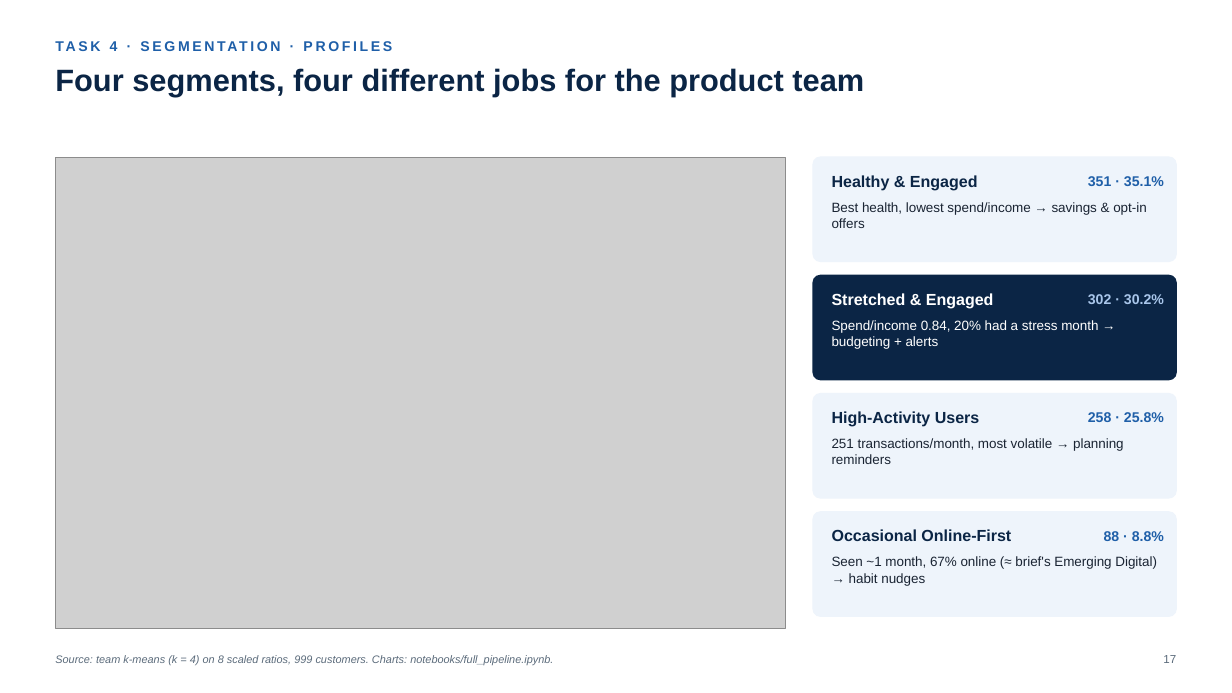
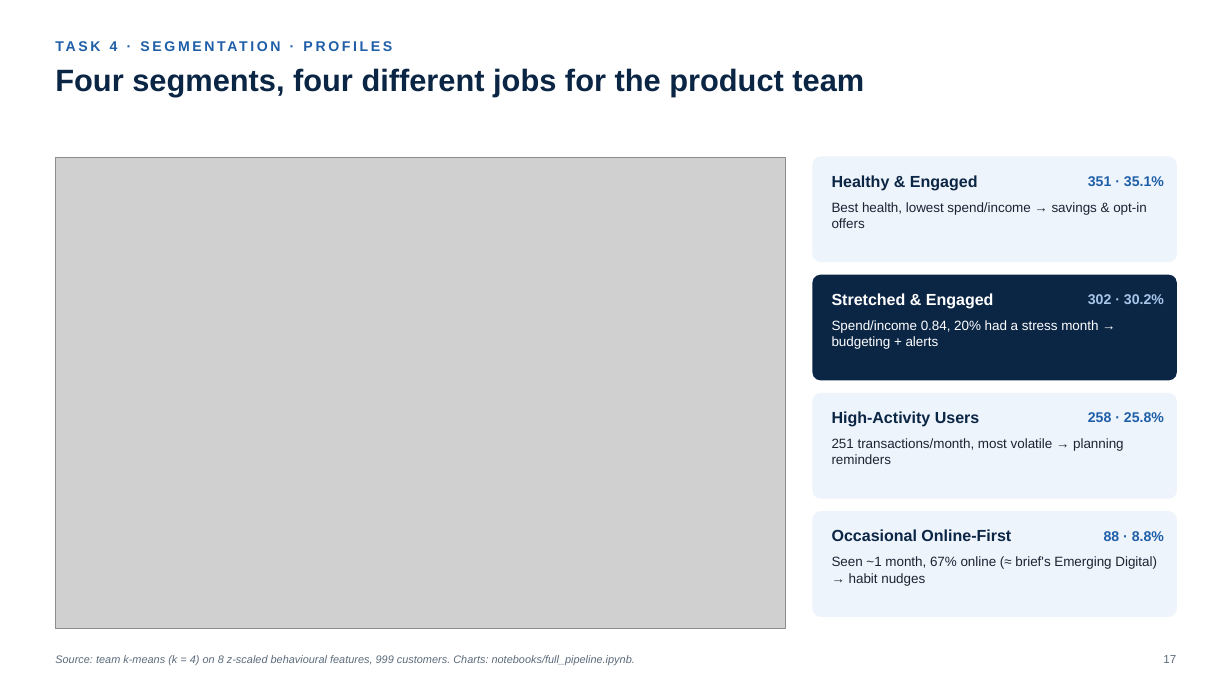
Before and after one commit to thanh-tai-435/BI10GroupYAPPERS, a slide deck: slide 17 of draft/YAPPERS_BI10_R01.pptx. Drawn at 1232x693 pixels with LibreOffice and Linux fonts; fonts in the diff are those of the drawing; grey boxes stand for pictures. Boxes give left, top, right and bottom in pixels: in the first picture for what was removed or moved away, otherwise in the second. Text is boxed around its words. In the diff, an @@ line names an element or a change of style, - is before the commit and + after.

```diff
--- a/draft/YAPPERS_BI10_R01.pptx
+++ b/draft/YAPPERS_BI10_R01.pptx
@@ text at (55, 655, 635, 665): text changed @@
-Source: team k-means (k = 4) on 8 scaled ratios, 999 customers. Charts: notebooks/full_pipeline.ipynb.
+Source: team k-means (k = 4) on 8 z-scaled behavioural features, 999 customers. Charts: notebooks/full_pipeline.ipynb.
```
Also in this commit, not shown: 13 other slides changed, 7 other files.
